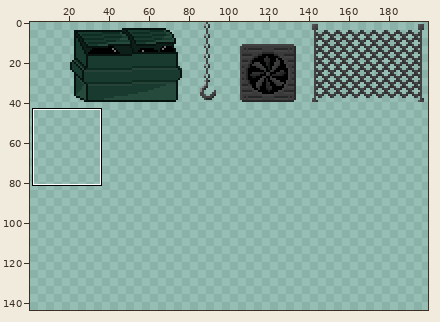
Sprite sheet: assets/images/tilesdetail.png. The picture above shows the old version from afar; the outline marks the close-up.
Close-up. Before the edit:
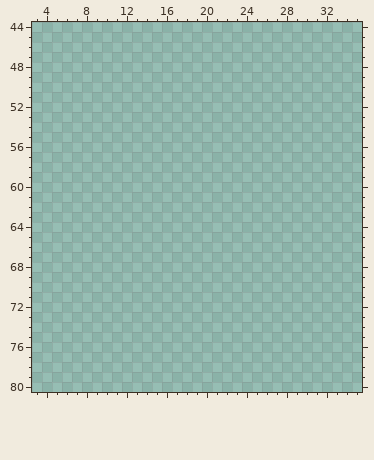
The file is 200x200 pixels. Colours within 5 levels of each other are drawn and written as one. Shown: x 3..35, y 44..80. The wide view leaves out empty margins. The commit also changed other parts of the picture, which this record leaves out.
Palette (. is transparent): 
Now the later version:
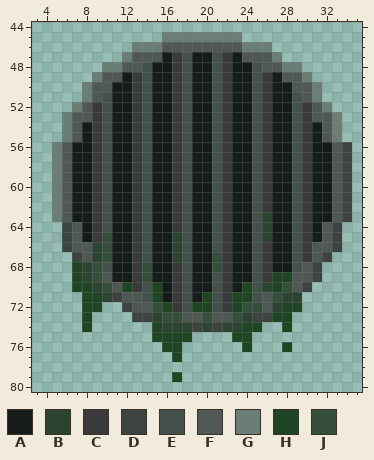
Colours new in this view: A #151b18  B #2d4432  C #3a3a3a  D #3c4340  E #43504b  F #4f5854  G #6b7e76  H #1f4524  J #364e3c
What changed:
y 45: x 16..23 ........ -> GGGGGGGG
y 46: x 13..26 .............. -> GGGFFFFFFFFGGG
y 47: x 12..27 ................ -> GFFFACEAAECAFFFG
y 48: x 10..29 .................... -> GGFFEAACEAAECAAEFFGG
y 49: x 9..30 ...................... -> GFFACEAACEAAECAAECAFFG
y 50: x 8..31 ........................ -> GFFAACEAACEAAECAAECAAFFG
y 51: x 8..31 ........................ -> GFEAACEAACEAAECAAECAAEFG
y 52: x 7..32 .......................... -> GFCEAACEAACEAAECAAECAAECFG
y 53: x 6..33 ............................ -> GFFCEAACEAACEAAECAAECAAECFFG
y 54..55: x 6..33 ............................ -> GFACEAACEAACEAAECAAECAAECAFG
y 56..62: x 5..34 .............................. -> GFAACEAACEAACEAAECAAECAAECAAFD
y 63: x 5..34 .............................. -> GFAACEAACEAACEAAECAAEBAAECAAFD
y 64: x 6..33 ............................ -> DFACEAACEAACEAAECAAEBAAECAFD
y 65: x 6..33 ............................ -> DFACJAACEAABEAAECAAEBAAECAFD
y 66: x 6..33 ............................ -> DFFBJAACEAABEAAECAAECAAECFFD
y 67: x 7..32 .......................... -> DFBJAACEAABEAAJCAAECAAECFD
y 68: x 7..31 ......................... -> HBJEAACJAACEAAJCAAECAAEFD
y 69: x 7..31 ......................... -> HBJFAACJAACEAAECAAECHHFFD
y 70: x 7..30 ........................ -> HHBJFHCEHACEAAECAHEBHJFD
y 71: x 8..29 ...................... -> HHBDFFEHACEAHECHHEFJBB
y 72: x 8..9 .. -> HH; x 12..29 .................. -> DFFJHCEHHECHJJFBHH
y 73: x 8 . -> H; x 13..28 ................ -> DDBJJFFJFFJBDDHH
y 74: x 8 . -> H; x 15..25 ........... -> HBBBDBDBBHH; x 28 . -> H
y 75: x 15..18 .... -> HHHH; x 23..24 .. -> HH
y 76: x 16..17 .. -> HH; x 24 . -> H; x 28 . -> H
y 77: x 17 . -> H
y 79: x 17 . -> H
Changed places in both close-ups, as pixel boxes (x1, y1, x2, y2):
added: (52, 32, 352, 382)
